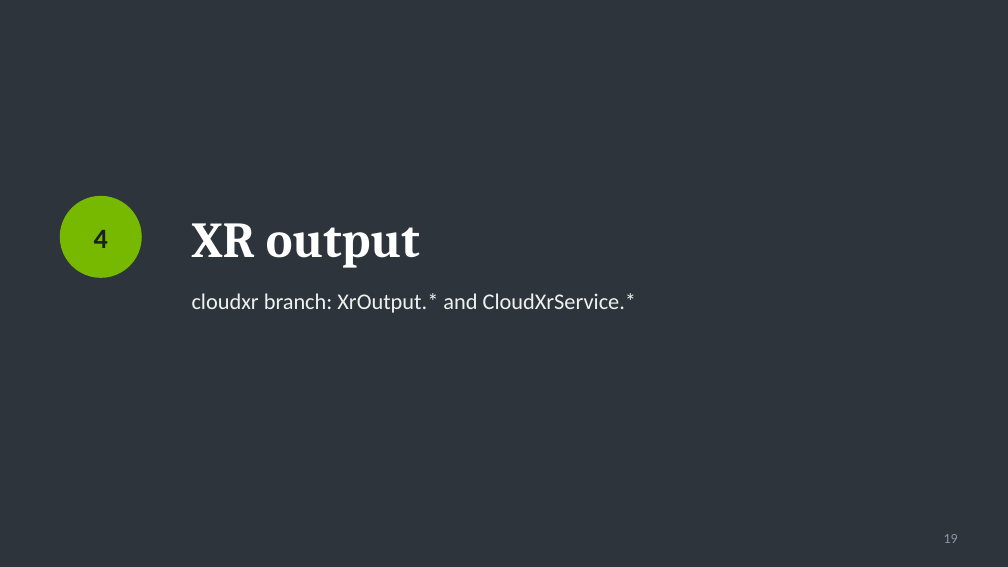
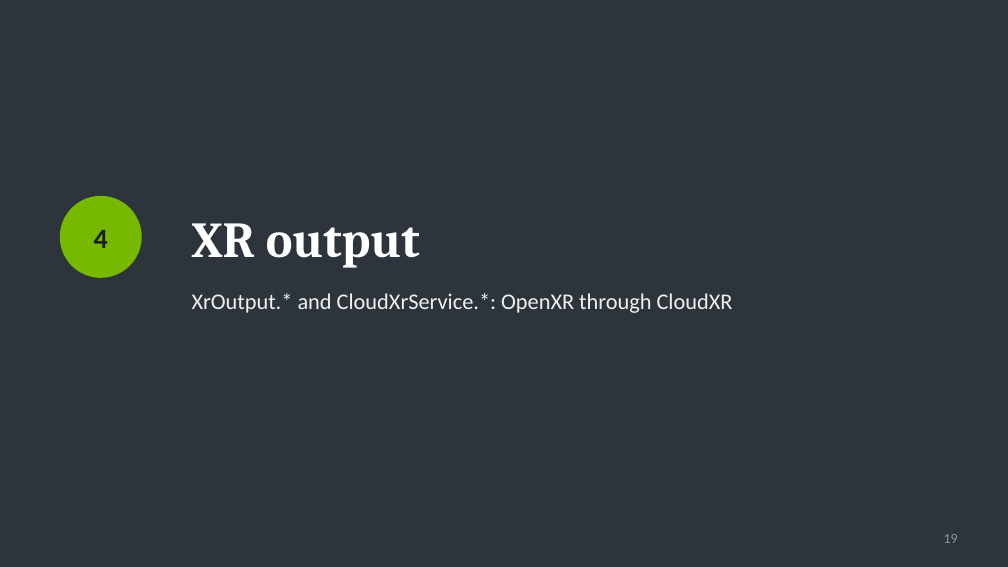
Before and after one commit to pablo-figueroa-uniandes/VizTools, a slide deck: slide 19 of Docs/UsdOptixViewer-code.pptx. Drawn at 1008x567 pixels with LibreOffice and Linux fonts; fonts in the diff are those of the drawing. Boxes give left, top, right and bottom in pixels: in the first picture for what was removed or moved away, otherwise in the second. Text is boxed around its words. In the diff, an @@ line names an element or a change of style, - is before the commit and + after.

```diff
--- a/Docs/UsdOptixViewer-code.pptx
+++ b/Docs/UsdOptixViewer-code.pptx
@@ text at (192,293,733,313): text changed @@
-cloudxr branch: XrOutput.* and CloudXrService.*
+XrOutput.* and CloudXrService.*: OpenXR through CloudXR
```
Also in this commit, not shown: 10 other slides changed, 1 slide added, 2 other files.
